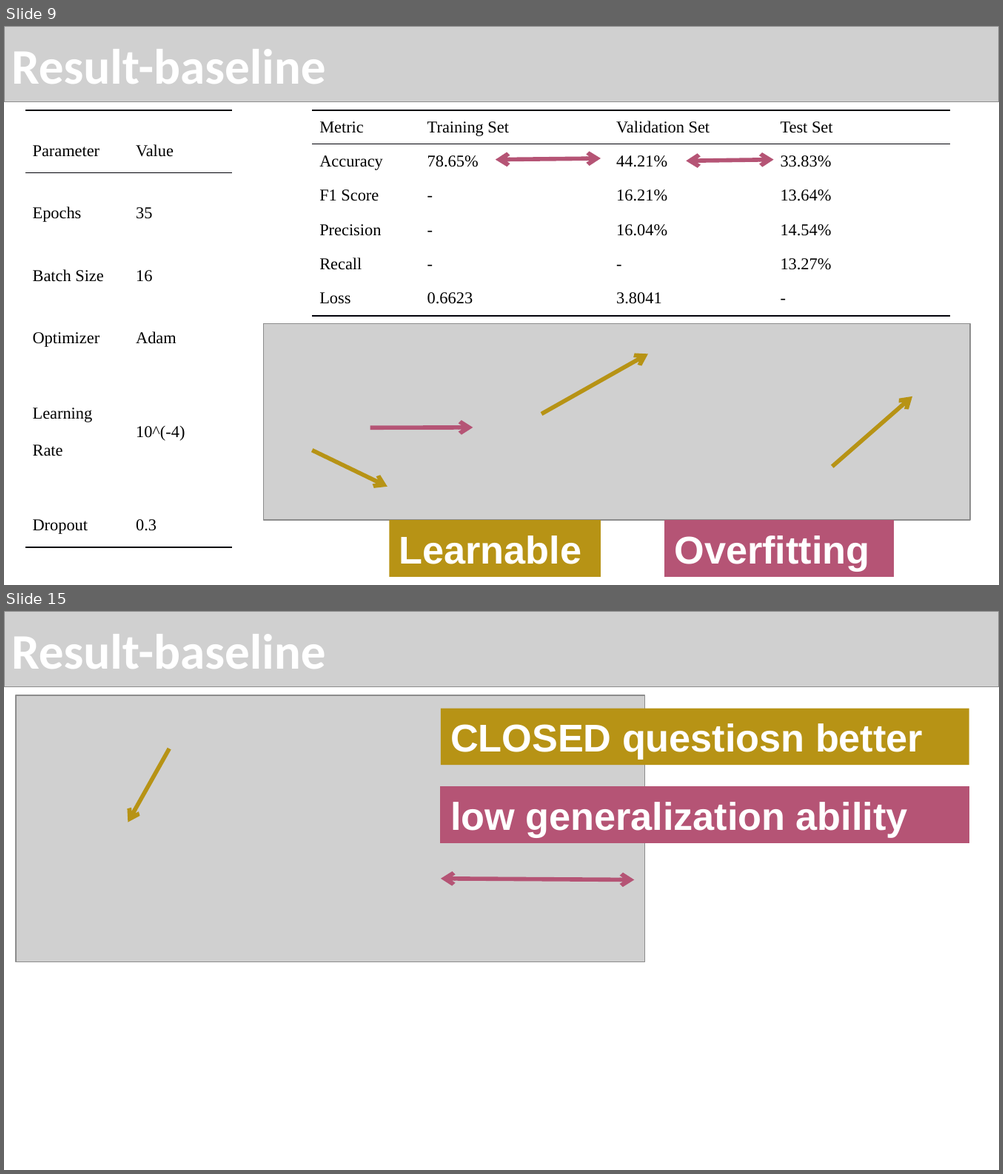
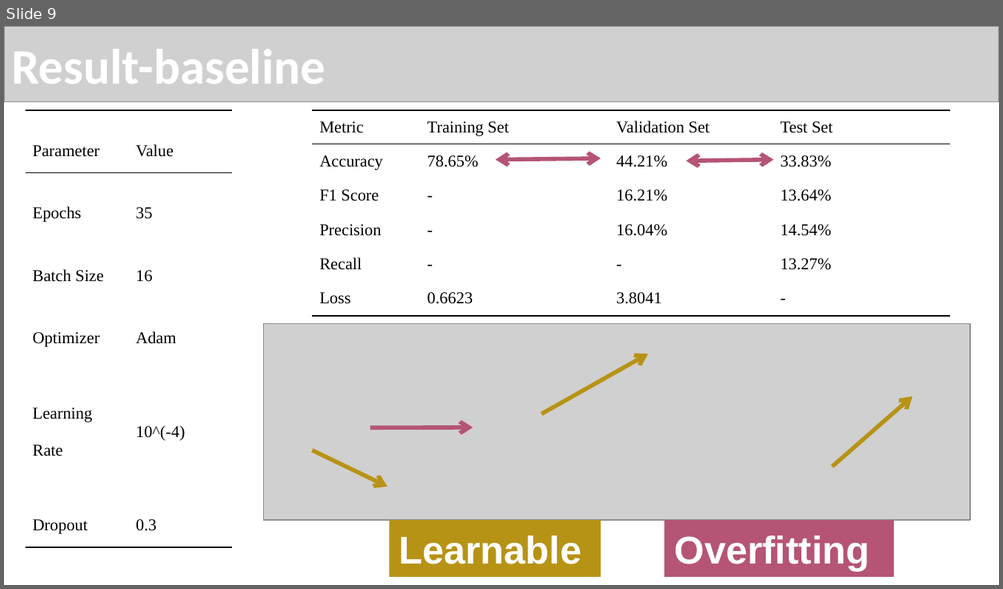
Before and after one commit to zhongjp21-coder/WOA7015_AlternativeAsscement, a slide deck: Report Dir/WOX7001_assignment2_zouting(24201617).pptx. Shown one above the other, each under a label of ours: slides 9 and 15 before the commit, slide 9 after it; the slides between them are not shown. The pictures are 1003x1174 and 1003x589 pixels, drawn with LibreOffice and Linux fonts; fonts in the diff are those of the drawing; grey boxes stand for pictures. Boxes give left, top, right and bottom in pixels: in the first picture for what was removed or moved away, otherwise in the second. Text is boxed around its words. In the diff, an @@ line names an element or a change of style, - is before the commit and + after.

```diff
--- a/Report Dir/WOX7001_assignment2_zouting(24201617).pptx
+++ b/Report Dir/WOX7001_assignment2_zouting(24201617).pptx
@@ slide 15 removed at [4,611,999,1170], background #FFFFFF @@
@@ picture removed at [4,611,999,686] @@
@@ title removed at [11,634,326,669] @@
-Result-baseline
@@ picture removed at [16,695,645,962] @@
@@ rectangle removed at [441,709,969,765] @@
-CLOSED questiosn better
@@ arrow removed from (169, 748) to (128, 822) @@
@@ rectangle removed at [441,787,969,843] @@
-low generalization ability
@@ double arrow removed from (441, 879) to (634, 880) @@
```
Also in this commit, not shown: 2 slides changed, 3 slides added, 3 other slides removed, 3 other files.
